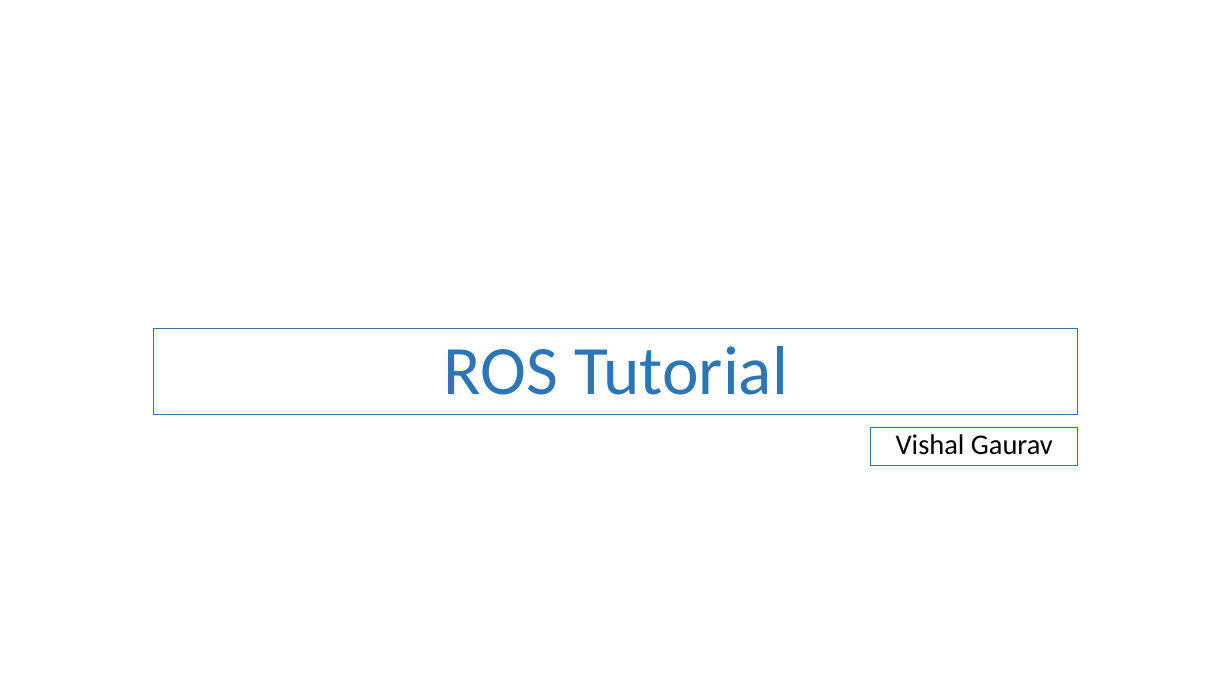
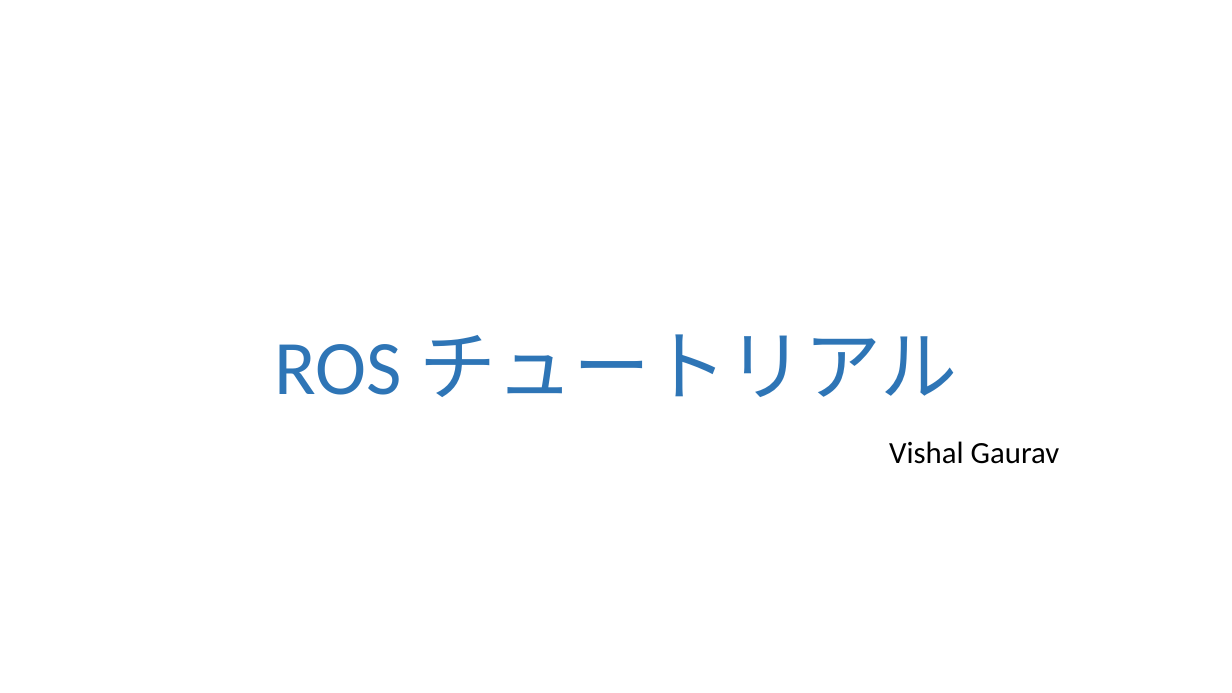
Before and after one commit to vishal-kit/ROS_Lec_1, a slide deck: slide 1 of ROS lec 1_jp.pptx. Drawn at 1232x693 pixels with LibreOffice and Linux fonts; fonts in the diff are those of the drawing. Boxes give left, top, right and bottom in pixels: in the first picture for what was removed or moved away, otherwise in the second. Text is boxed around its words. In the diff, an @@ line names an element or a change of style, - is before the commit and + after.

```diff
--- a/ROS lec 1_jp.pptx
+++ b/ROS lec 1_jp.pptx
@@ text "ROS チュートリアル": place and size @@
-text "ROS チュートリアル" at box(154, 329, 1079, 415)
+text "ROS チュートリアル" at box(274, 334, 957, 397)
@@ text "ROS チュートリアル" at box(274, 334, 957, 397): outline #2E75B6 0.75 pt to none @@
@@ text at box(274, 334, 957, 397): text changed; size 54 to 60 pt @@
-ROS Tutorial
+ROS チュートリアル
@@ text "Vishal Gaurav": place and size @@
-text "Vishal Gaurav" at box(871, 428, 1079, 465)
+text "Vishal Gaurav" at box(889, 441, 1060, 464)
@@ text "Vishal Gaurav" at box(889, 441, 1060, 464): size 22.2 to 24 pt; line spacing 0.8 to 1; less space between paragraphs; outline #2E75B6 0.75 pt to none @@
```
Also in this commit, not shown: 8 other slides changed, 8 slides added, 6 slides removed.
